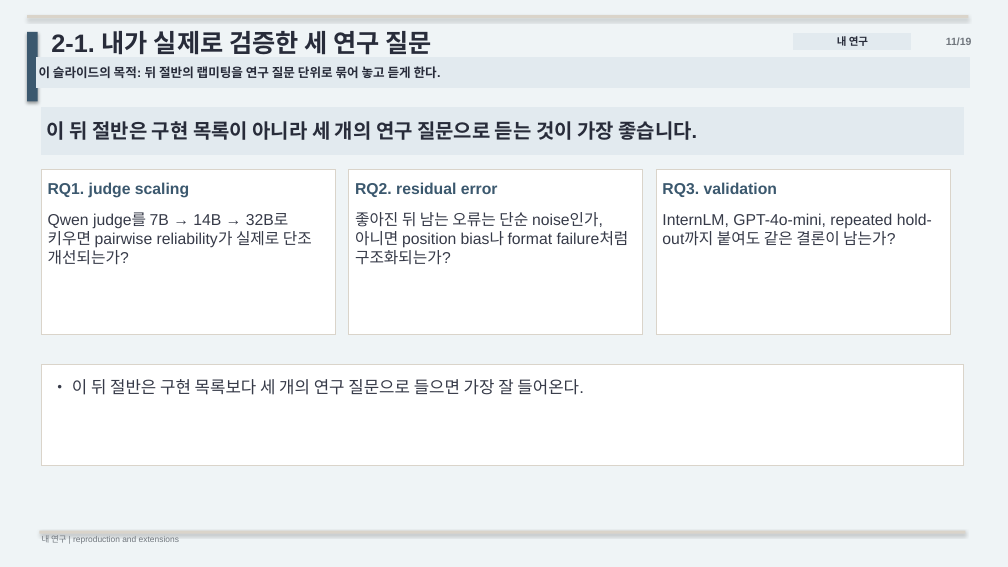
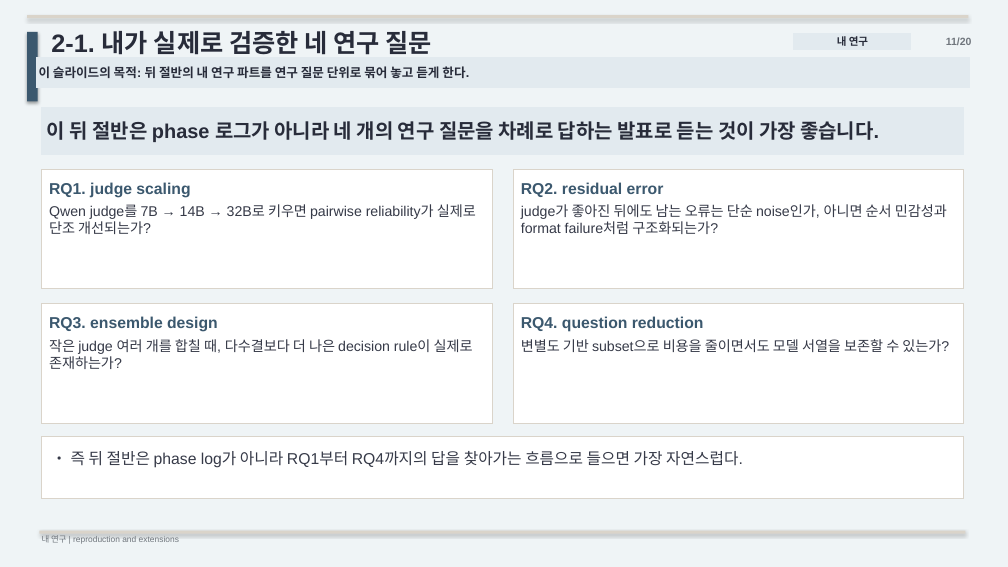
Before and after one commit to kook222/mt_bench_repro, a slide deck: slide 11 of presentation/mt_bench_paper_study.pptx. Drawn at 1008x567 pixels with LibreOffice and Linux fonts; fonts in the diff are those of the drawing. Boxes give left, top, right and bottom in pixels: in the first picture for what was removed or moved away, otherwise in the second. Text is boxed around its words. In the diff, an @@ line names an element or a change of style, - is before the commit and + after.

Commit message:
refine four-rq study deck and paper wording

```diff
--- a/presentation/mt_bench_paper_study.pptx
+++ b/presentation/mt_bench_paper_study.pptx
@@ text at (x1=51, y1=31, x2=431, y2=55): text changed @@
-2-1. 내가 실제로 검증한 세 연구 질문
+2-1. 내가 실제로 검증한 네 연구 질문
@@ text at (x1=946, y1=37, x2=972, y2=45): text changed @@
-11/19
+11/20
@@ text in rectangle at (x1=39, y1=66, x2=469, y2=78): text changed @@
-이 슬라이드의 목적: 뒤 절반의 랩미팅을 연구 질문 단위로 묶어 놓고 듣게 한다.
+이 슬라이드의 목적: 뒤 절반의 내 연구 파트를 연구 질문 단위로 묶어 놓고 듣게 한다.
@@ text in rectangle at (x1=47, y1=121, x2=879, y2=142): text changed @@
-이 뒤 절반은 구현 목록이 아니라 세 개의 연구 질문으로 듣는 것이 가장 좋습니다.
+이 뒤 절반은 phase 로그가 아니라 네 개의 연구 질문을 차례로 답하는 발표로 듣는 것이 가장 좋습니다.
@@ rectangle resized from (x1=42, y1=169, x2=336, y2=334) to (x1=42, y1=169, x2=492, y2=289) @@
@@ rectangle resized from (x1=349, y1=169, x2=644, y2=334) to (x1=513, y1=169, x2=964, y2=289) @@
@@ text "RQ2. residual error" moved from (x1=355, y1=182, x2=498, y2=197) to (x1=521, y1=182, x2=664, y2=197) @@
@@ text "Qwen judge를 7B → 14B ..." moved from (x1=48, y1=213, x2=312, y2=265) to (x1=49, y1=204, x2=476, y2=234) @@
@@ text "Qwen judge를 7B → 14B ..." at (x1=49, y1=204, x2=476, y2=234): size 15 to 13.5 pt @@
@@ text at (x1=521, y1=204, x2=947, y2=234): text changed; size 15 to 13.5 pt @@
-좋아진 뒤 남는 오류는 단순 noise인가, 아니면 position bias나 format failure처럼 구조화되는가?
+judge가 좋아진 뒤에도 남는 오류는 단순 noise인가, 아니면 순서 민감성과 format failure처럼 구조화되는가?
@@ rectangle resized from (x1=656, y1=169, x2=951, y2=334) to (x1=42, y1=304, x2=492, y2=423) @@
@@ text at (x1=49, y1=316, x2=218, y2=332): text changed @@
-RQ3. validation
+RQ3. ensemble design
@@ rectangle added at (x1=513, y1=304, x2=964, y2=423), fill #FFFFFF, outline #DAD4CA 0.75 pt @@
@@ text added at (x1=521, y1=316, x2=704, y2=332), 15 pt, text #3B586E, bold @@
+RQ4. question reduction
@@ text at (x1=49, y1=339, x2=473, y2=369): text changed; size 15 to 13.5 pt @@
-InternLM, GPT-4o-mini, repeated hold-out까지 붙여도 같은 결론이 남는가?
+작은 judge 여러 개를 합칠 때, 다수결보다 더 나은 decision rule이 실제로 존재하는가?
@@ text added at (x1=521, y1=339, x2=949, y2=352), 13.5 pt, text #363A48 @@
+변별도 기반 subset으로 비용을 줄이면서도 모델 서열을 보존할 수 있는가?
@@ rectangle "• 즉 뒤 절반은 phase ..." resized from (x1=42, y1=364, x2=964, y2=466) to (x1=42, y1=437, x2=964, y2=499) @@
@@ text in rectangle at (x1=71, y1=451, x2=743, y2=468): text changed; size 16 to 15 pt @@
-• 이 뒤 절반은 구현 목록보다 세 개의 연구 질문으로 들으면 가장 잘 들어온다.
+• 즉 뒤 절반은 phase log가 아니라 RQ1부터 RQ4까지의 답을 찾아가는 흐름으로 들으면 가장 자연스럽다.
```
Also in this commit, not shown: 17 other slides changed, 1 slide added, 6 other files.
